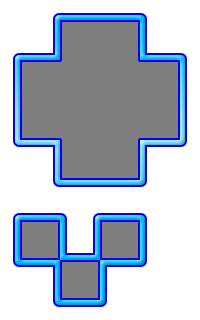
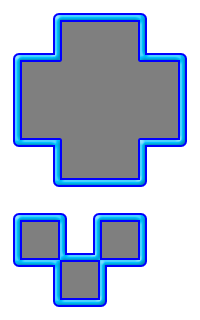
Revision of a layered 200 × 320 image; what changed, layer by layer:
pixels changed over 15, 35, 185, 230 (layer not identified)
